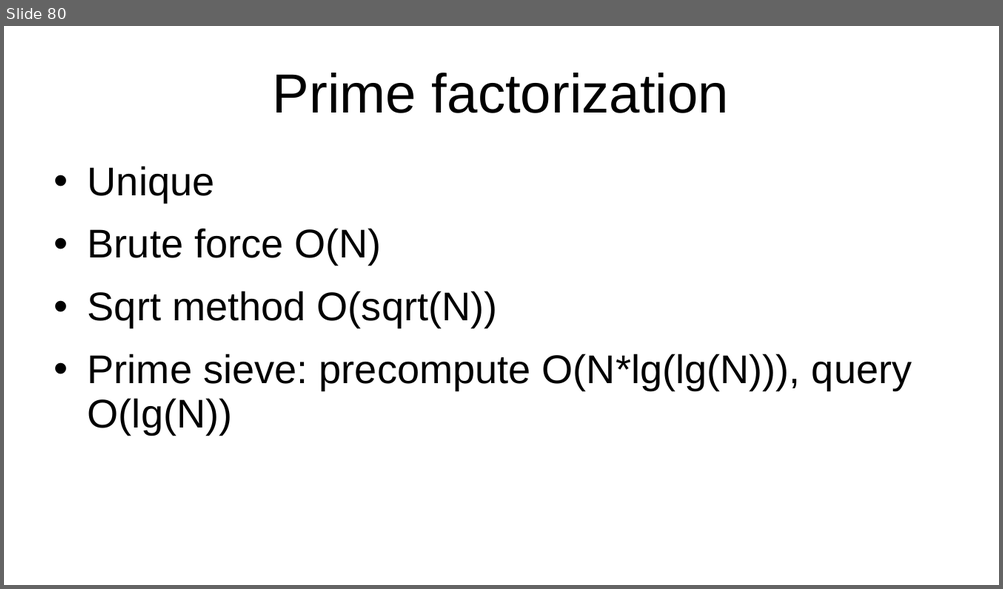
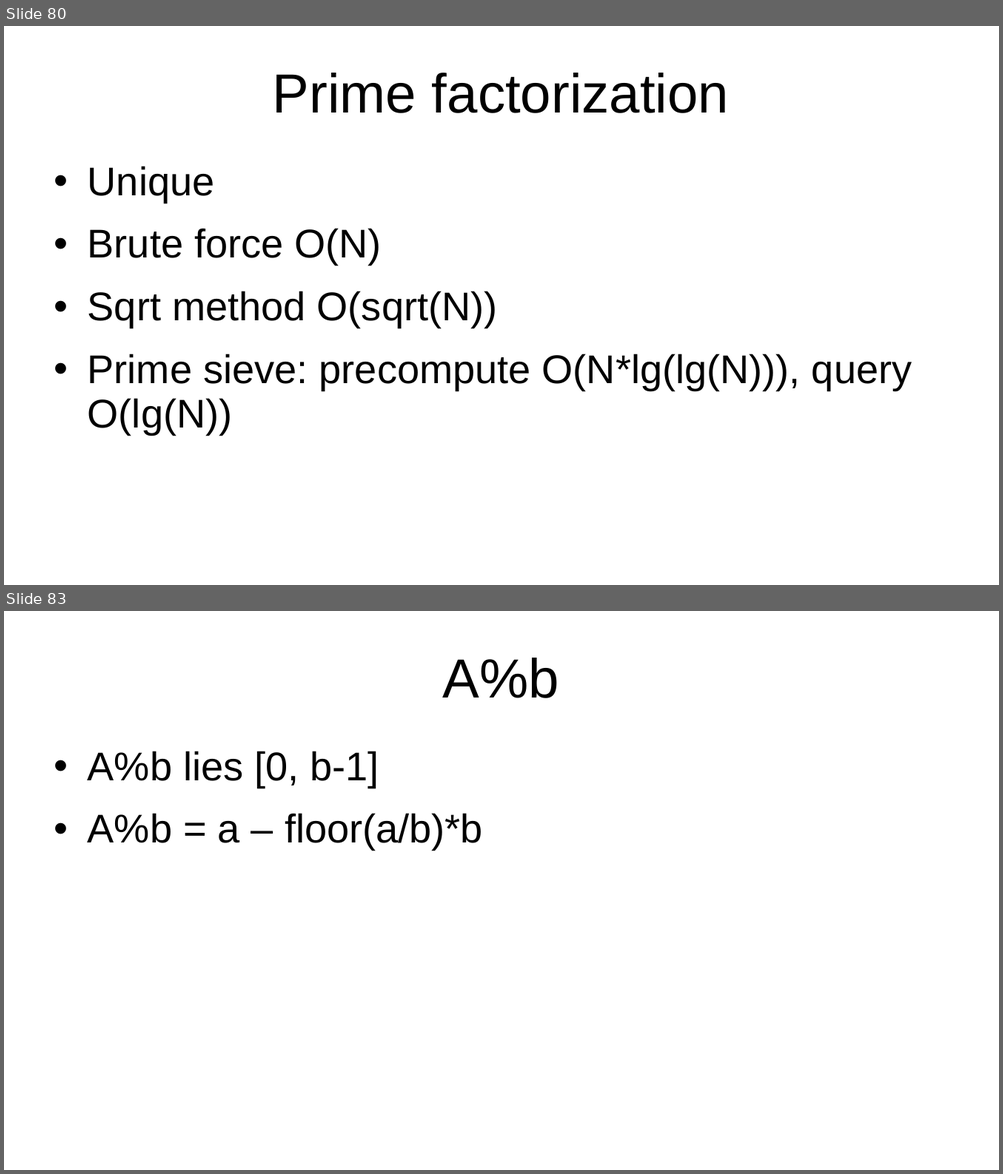
Before and after one commit to kindaichinisan/CompetitiveProgramming, a slide deck: MyCode/competitive_programming.ppt. Shown one above the other, each under a label of ours: slide 80 before the commit, slides 80 and 83 after it; the slides between them are not shown. The pictures are 1003x589 and 1003x1174 pixels, drawn with LibreOffice and Linux fonts; fonts in the diff are those of the drawing. Boxes give left, top, right and bottom in pixels: in the first picture for what was removed or moved away, otherwise in the second. Text is boxed around its words. In the diff, an @@ line names an element or a change of style, - is before the commit and + after.

```diff
--- a/MyCode/competitive_programming.ppt
+++ b/MyCode/competitive_programming.ppt
@@ slide 83 added at [4,611,999,1170], background #FFFFFF @@
@@ title added at [443,658,559,698], 44 pt, text #000000 @@
+A%b
@@ text added at [88,751,483,850], 32 pt, text #000000 @@
+• A%b lies [0, b-1]
+• A%b = a – floor(a/b)*b
```
Also in this commit, not shown: 2 slides changed, 6 other slides added, 2 other files.
